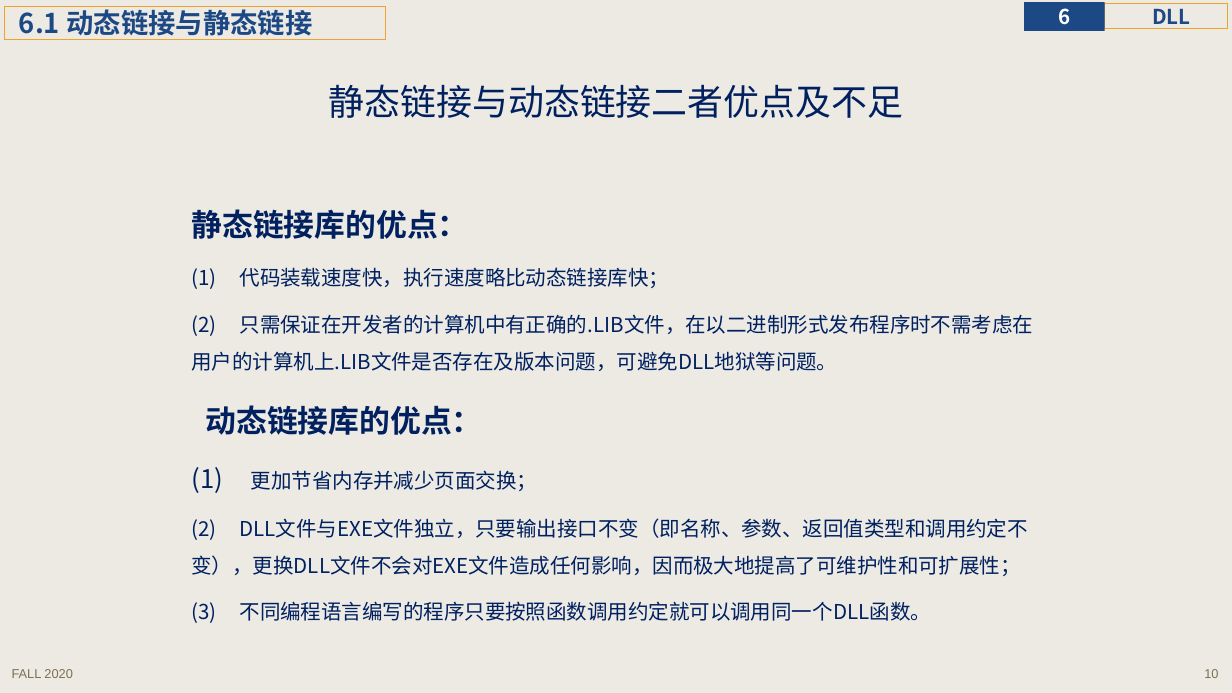
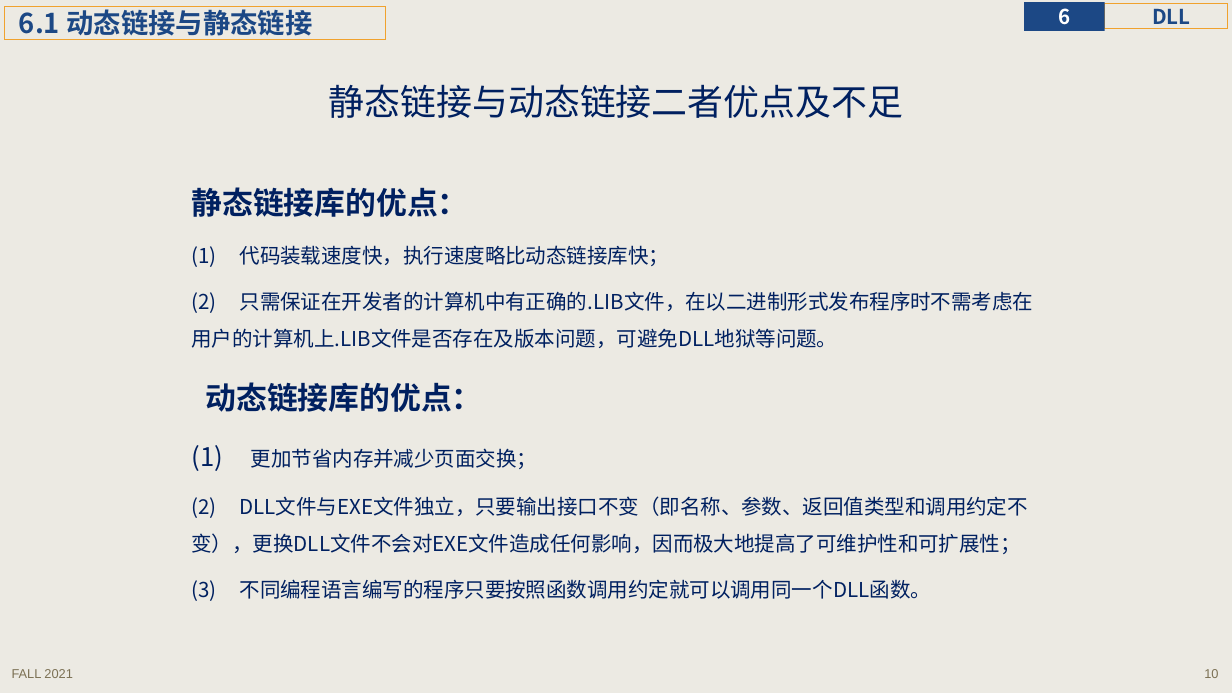
Before and after one commit to principleWindows/win-principle-2021, a slide deck: slide 10 of slides/instruction/principleWindows_6.pptx. Drawn at 1232x693 pixels with LibreOffice and Linux fonts; fonts in the diff are those of the drawing. Boxes give left, top, right and bottom in pixels: in the first picture for what was removed or moved away, otherwise in the second. Text is boxed around its words. In the diff, an @@ line names an element or a change of style, - is before the commit and + after.

```diff
--- a/slides/instruction/principleWindows_6.pptx
+++ b/slides/instruction/principleWindows_6.pptx
@@ text "静态链接库的优点：" moved from (x1=191, y1=209, x2=1034, y2=623) to (x1=191, y1=187, x2=1034, y2=601) @@
@@ text at (x1=12, y1=669, x2=72, y2=678): text changed @@
-FALL 2020
+FALL 2021
```
Also in this commit, not shown: 47 other slides changed, 6 slides added, 21 other files.
